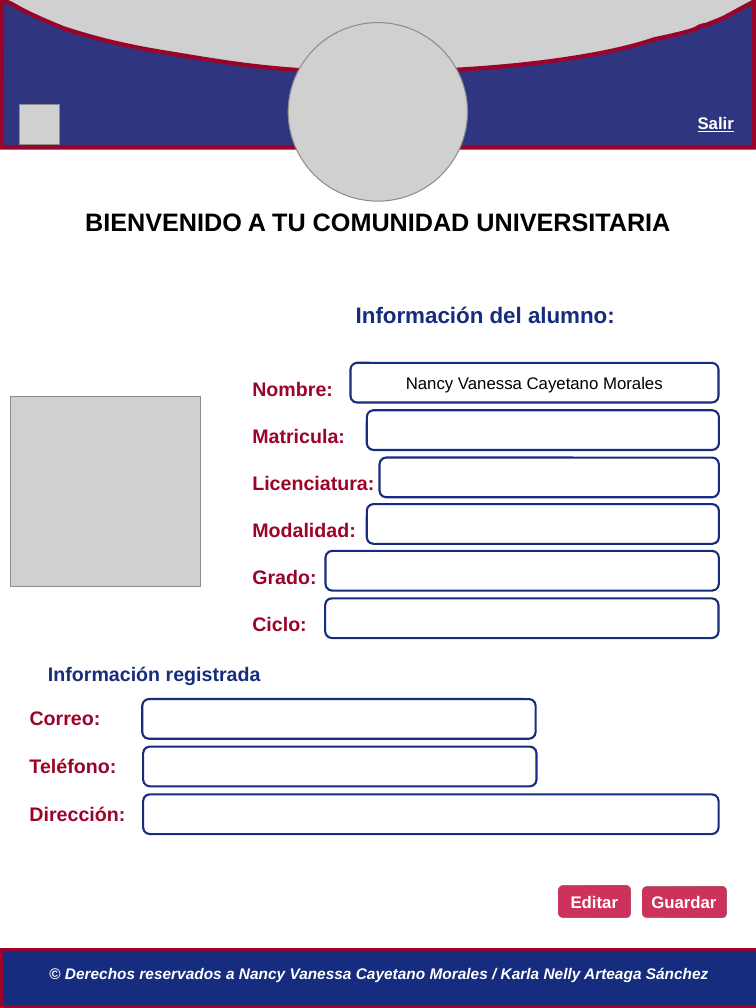
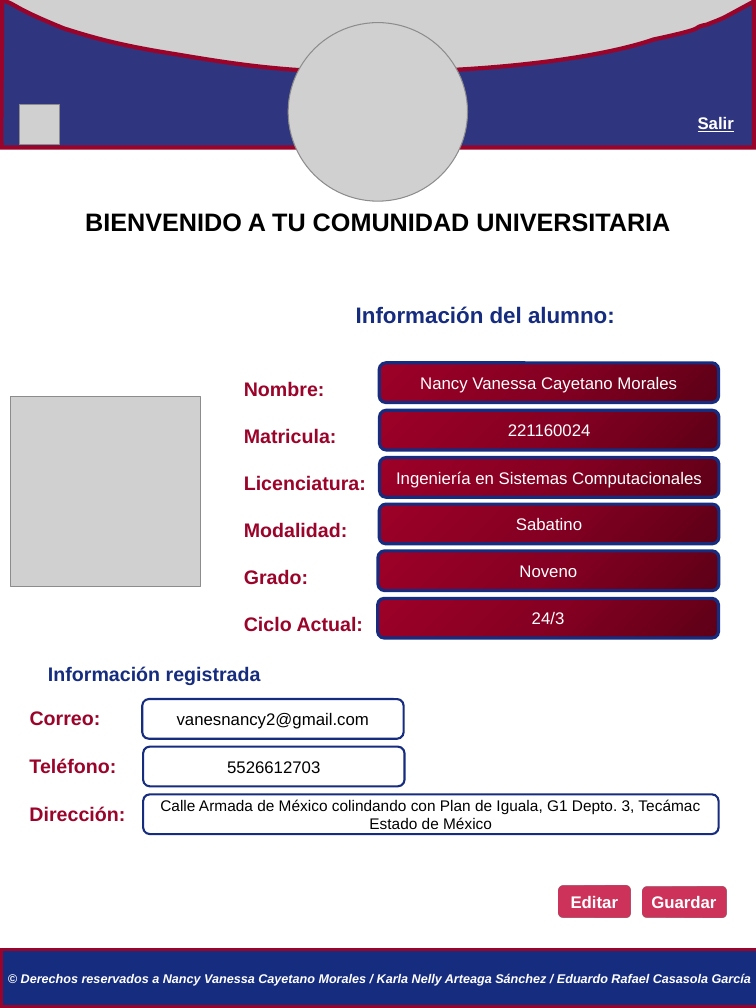
Before and after one commit to IngMiranda/TecnologiasWeb_9, a slide deck: slide 1 of Propuesta-páginas-alumno.pptx. Drawn at 756x1008 pixels with LibreOffice and Linux fonts; fonts in the diff are those of the drawing; grey boxes stand for pictures. Boxes give left, top, right and bottom in pixels: in the first picture for what was removed or moved away, otherwise in the second. Text is boxed around its words. In the diff, an @@ line names an element or a change of style, - is before the commit and + after.

```diff
--- a/Propuesta-páginas-alumno.pptx
+++ b/Propuesta-páginas-alumno.pptx
@@ text "Nombre:" moved from (x1=252, y1=381, x2=374, y2=632) to (x1=244, y1=381, x2=366, y2=632) @@
@@ rounded rectangle "Nancy Vanessa Cayetano Morales" resized from (x1=351, y1=363, x2=719, y2=402) to (x1=379, y1=363, x2=719, y2=402) @@
@@ rounded rectangle "Nancy Vanessa Cayetano Morales" at (x1=379, y1=363, x2=719, y2=402): text colour #000000 to #FFFFFF; fill #FFFFFF to gradient #5E0018 to #860022 to #9F0028; outline #162C7E 1.5 pt to #162C7E 2.25 pt @@
@@ rounded rectangle "221160024" resized from (x1=367, y1=410, x2=719, y2=450) to (x1=380, y1=410, x2=720, y2=450) @@
@@ text in rounded rectangle at (x1=508, y1=424, x2=591, y2=436): text added @@
+221160024
@@ text in rounded rectangle at (x1=396, y1=471, x2=702, y2=488): text added @@
+Ingeniería en Sistemas Computacionales
@@ fill #FFFFFF to gradient #5E0018 to #860022 to #9F0028; outline #162C7E 1.5 pt to #162C7E 2.25 pt in 3 elements at (x1=380, y1=410, x2=720, y2=450), (x1=380, y1=458, x2=720, y2=497), (x1=379, y1=504, x2=719, y2=543) @@
@@ rounded rectangle "Sabatino" resized from (x1=367, y1=504, x2=719, y2=543) to (x1=379, y1=504, x2=719, y2=543) @@
@@ text in rounded rectangle at (x1=516, y1=518, x2=582, y2=530): text added @@
+Sabatino
@@ rounded rectangle removed at (x1=326, y1=551, x2=719, y2=591) @@
@@ rounded rectangle added at (x1=378, y1=551, x2=719, y2=591), fill gradient #5E0018 to #860022 to #9F0028, outline #162C7E 2.25 pt, 12 pt, text #FFFFFF @@
+Noveno
@@ rounded rectangle removed at (x1=326, y1=599, x2=719, y2=638) @@
@@ rounded rectangle added at (x1=378, y1=599, x2=719, y2=638), fill gradient #5E0018 to #860022 to #9F0028, outline #162C7E 2.25 pt, 12 pt, text #FFFFFF @@
+24/3
@@ text at (x1=244, y1=616, x2=363, y2=632): text changed @@
-Ciclo:
+Ciclo Actual:
@@ rounded rectangle removed at (x1=142, y1=700, x2=535, y2=739) @@
@@ rounded rectangle added at (x1=142, y1=700, x2=403, y2=739), fill #FFFFFF, outline #162C7E 1.5 pt, 12 pt, text #000000 @@
+vanesnancy2@gmail.com
@@ rounded rectangle removed at (x1=143, y1=747, x2=536, y2=786) @@
@@ rounded rectangle added at (x1=143, y1=747, x2=404, y2=786), fill #FFFFFF, outline #162C7E 1.5 pt, 12 pt, text #000000 @@
+5526612703
@@ text in rounded rectangle at (x1=160, y1=799, x2=700, y2=829): text added @@
+Calle Armada de México colindando con Plan de Iguala, G1 Depto. 3, Tecámac Estado de México
@@ text at (x1=21, y1=973, x2=751, y2=986): text changed; size 11 to 9 pt @@
-© Derechos reservados a Nancy Vanessa Cayetano Morales / Karla Nelly Arteaga Sánchez
+© Derechos reservados a Nancy Vanessa Cayetano Morales / Karla Nelly Arteaga Sánchez / Eduardo Rafael Casasola García
```
Also in this commit, not shown: 6 other slides changed, 5 slides added.
